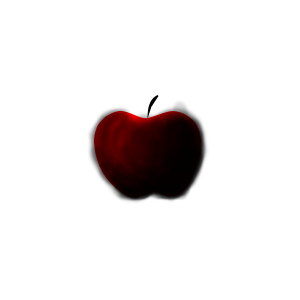
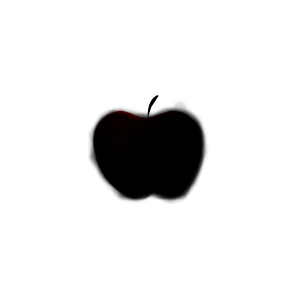
The second 300 × 300 image is a revision of the first. Changes to its layers:
added layer "shade 14" above "shade 13" over [92, 110, 200, 196]
added layer "shade 13" above "shade 12" over [91, 109, 204, 200]
added layer "shade 12" above "shade 11" over [92, 108, 202, 190]
added layer "shade 11" above "shade 10" over [100, 119, 203, 198]
added layer "shade 10" above "shade 9" over [92, 109, 204, 198]
added layer "shade 9" above "shade 8" over [87, 108, 203, 194]
added layer "shade 8" above "shade 7" over [90, 107, 200, 198]
added layer "shade 7" above "shade 6" over [111, 106, 207, 205]
